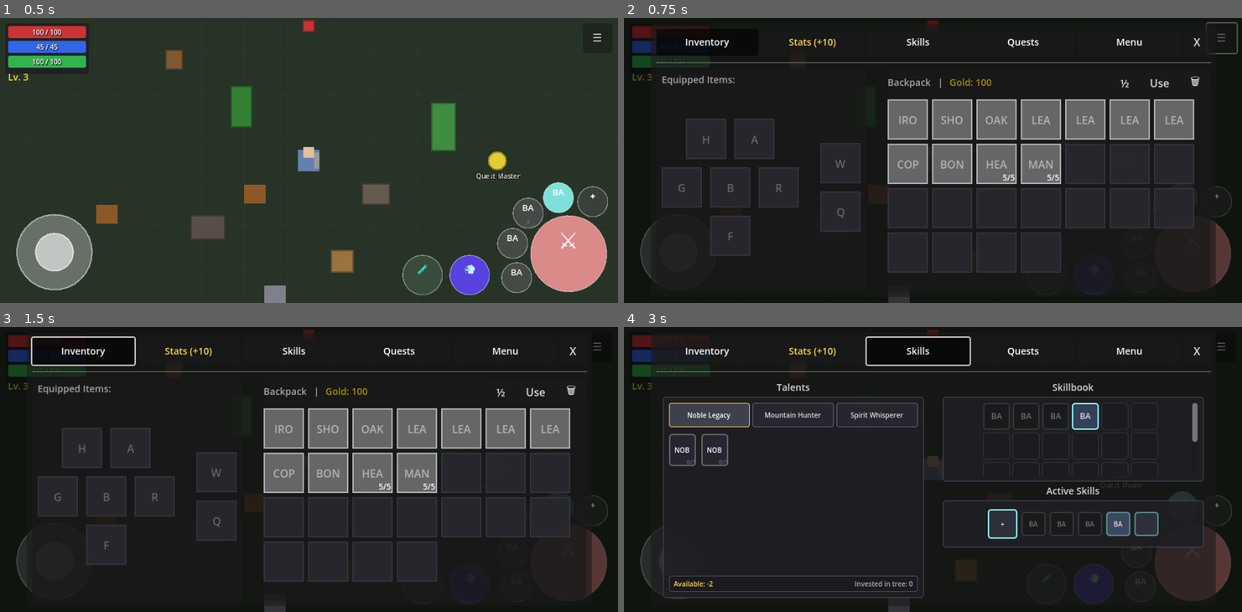
Above: before the commit, frames 1-4 (two rows, left to right).
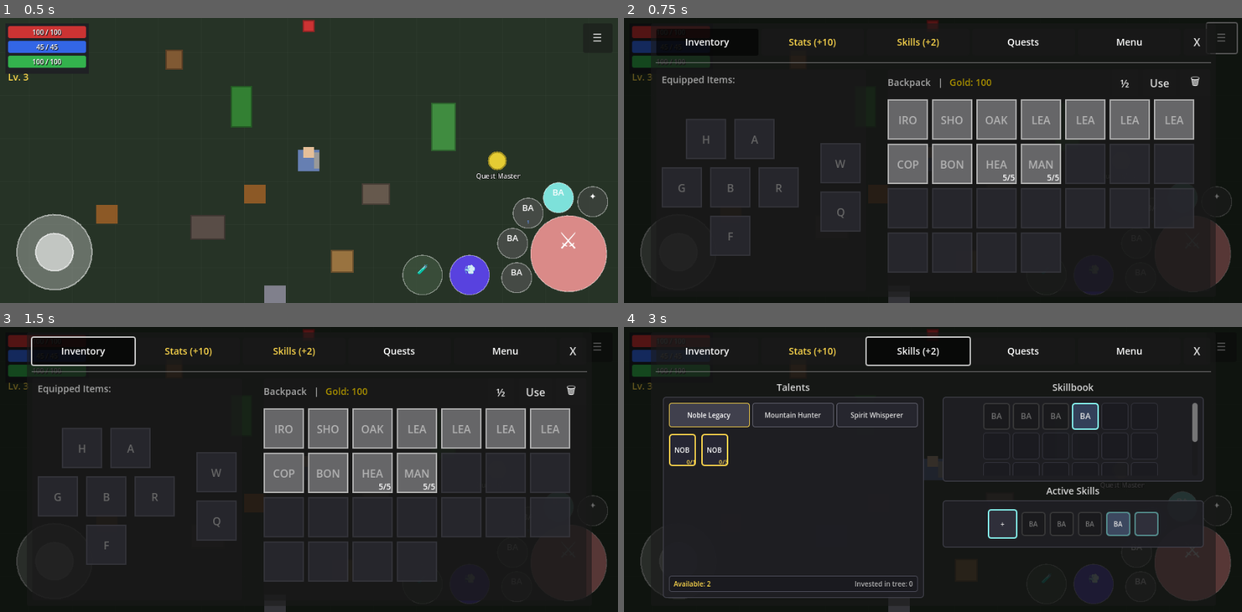
Above: after the commit, the same moments.

Repository: MatousHruska/MobileTestia
Game: Godot game, scene res://scenes/world/test_zone.tscn
Two runs of this game, one before a commit and one after it. Both use one fixed random seed, a clock stepped at 60 frames per second and the inputs below.
Inputs:
- Up to frame 1 (0.5 s): no input
- Up to frame 2 (0.75 s): click "☰" at 0.5 s
- Up to frame 3 (1.5 s): click "Inventory" at 1.25 s
- Up to frame 4 (3 s): click "Stats (+10)" at 2 s; click "Skills" (after the commit: "Skills (+2)") at 2.75 s

Frame 1 is identical in both runs. In frame 2, 0.1% of the frame differs, in the area x 44-51%, y 7-11%; in frame 3, 0.1%; in frame 4, 0.4%, in the area x 7-51%, y 7-92%.

Commit message:
Make auto-learned talents free (don't consume skill points)
- Added auto_learned_talents dictionary to track which talents were auto-learned
- Modified get_total_invested_points() to exclude auto-learned talents
- Auto-learned talents still count for tree progression (row unlocking)
- Fixes starting with negative skill points

Diff:
--- a/autoloads/talent_manager.gd
+++ b/autoloads/talent_manager.gd
@@ -24,6 +24,9 @@
 ## Invested points per talent (talent_id -> points)
 var invested_talents: Dictionary = {}
 
+## Talents that were auto-learned (free, don't consume skill points)
+var auto_learned_talents: Dictionary = {}
+
 ## Skill ranks for active abilities (talent_id -> rank 1-20)
 ## Ranks are leveled at trainers, not in the talent tree
 var skill_ranks: Dictionary = {}
@@ -71,6 +74,7 @@
 
 func _auto_learn_starting_skills() -> void:
 	## Automatically learn and bind skills marked with auto_learn
+	## Auto-learned skills are FREE and don't consume skill points
 	var next_slot := 1  # Start at slot 1 (slot 0 is reserved for main skill later)
 
 	for talent_id in _talent_cache:
@@ -80,8 +84,9 @@
 			# Force-learn the skill (bypass prerequisites and point requirements)
 			if not is_talent_learned(talent_id):
 				invested_talents[talent_id] = 1
+				auto_learned_talents[talent_id] = true  # Mark as free (doesn't consume points)
 				skill_ranks[talent_id] = 1
-				Debug.info("Talents", "Auto-learned starting skill: %s" % talent.talent_name)
+				Debug.info("Talents", "Auto-learned starting skill (free): %s" % talent.talent_name)
 
 			# Auto-bind to next available slot
 			if next_slot < MAX_SLOTS and not is_talent_bound(talent_id):
@@ -106,9 +111,13 @@
 
 ## Get total invested points across all talents
 func get_total_invested_points() -> int:
+	## Returns total invested points, excluding auto-learned talents (which are free)
 	var total: int = 0
-	for points in invested_talents.values():
-		total += points
+	for talent_id in invested_talents:
+		# Skip auto-learned talents - they don't consume skill points
+		if auto_learned_talents.has(talent_id):
+			continue
+		total += invested_talents[talent_id]
 	return total
 
 
